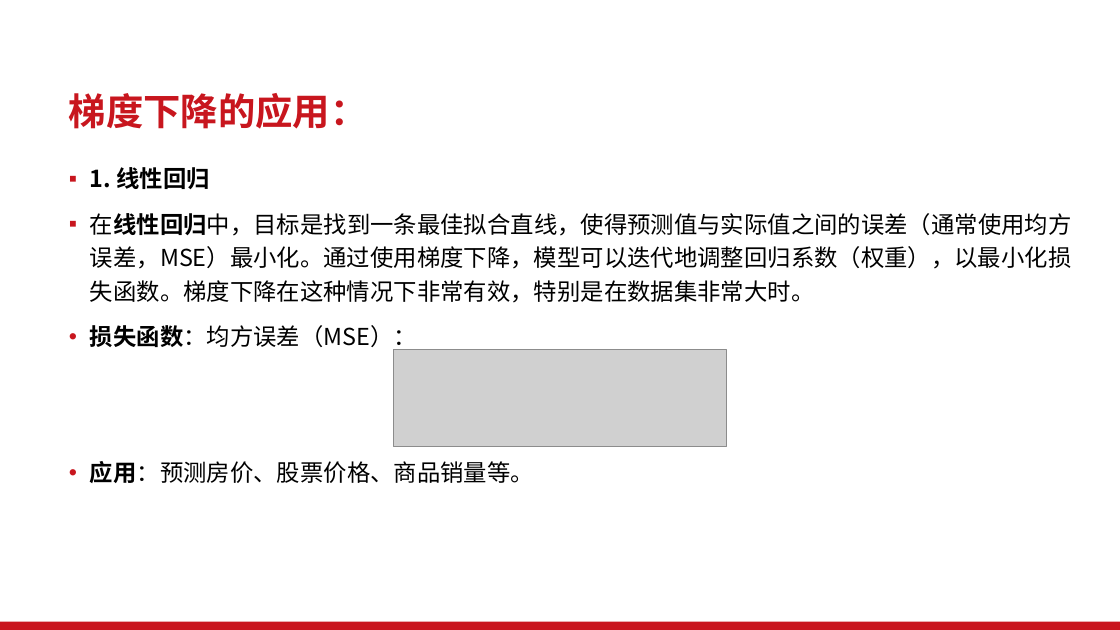
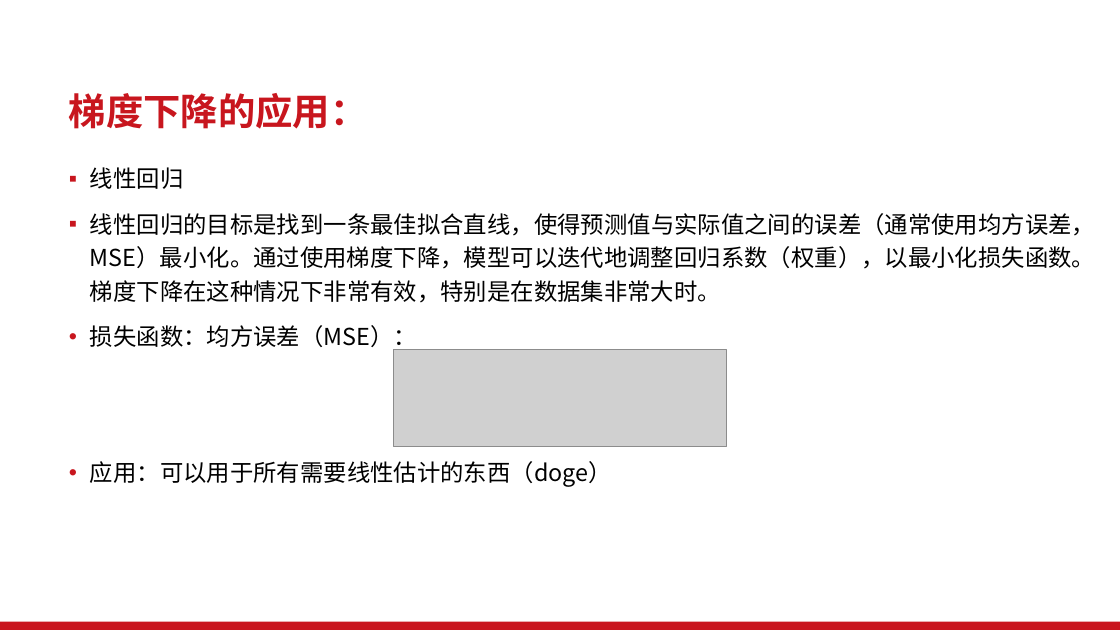
Before and after one commit to Vitalrubbish/Project-for-CS1950, a slide deck: slide 25 of 伟大思想报告PPT(加入历史与应用).pptx (slide 24 before the commit). Drawn at 1120x630 pixels with LibreOffice and Linux fonts; fonts in the diff are those of the drawing; grey boxes stand for pictures; background and template pictures are left out. Boxes give left, top, right and bottom in pixels: in the first picture for what was removed or moved away, otherwise in the second. Text is boxed around its words. In the diff, an @@ line names an element or a change of style, - is before the commit and + after.

```diff
--- a/伟大思想报告PPT(加入历史与应用).pptx
+++ b/伟大思想报告PPT(加入历史与应用).pptx
@@ text at [90, 167, 1095, 303]: text changed @@
-▪ 1. 线性回归
-▪ 在线性回归中，目标是找到一条最佳拟合直线，使得预测值与实际值之间的误差（通常使用均方误差，MSE）最小化。通过使用梯度下降，模型可以迭代地调整回归系数（权重），以最小化损失函数。梯度下降在这种情况下非常有效，特别是在数据集非常大时。
+▪ 线性回归
+▪ 线性回归的目标是找到一条最佳拟合直线，使得预测值与实际值之间的误差（通常使用均方误差，MSE）最小化。通过使用梯度下降，模型可以迭代地调整回归系数（权重），以最小化损失函数。梯度下降在这种情况下非常有效，特别是在数据集非常大时。
@@ text at [90, 325, 417, 352]: bold off in "损失函数：均方误差（MSE）：" @@
@@ text at [90, 461, 612, 487]: text changed @@
-• 应用：预测房价、股票价格、商品销量等。
+• 应用：可以用于所有需要线性估计的东西（doge）
```
Also in this commit, not shown: 8 other slides changed, 1 slide added.
